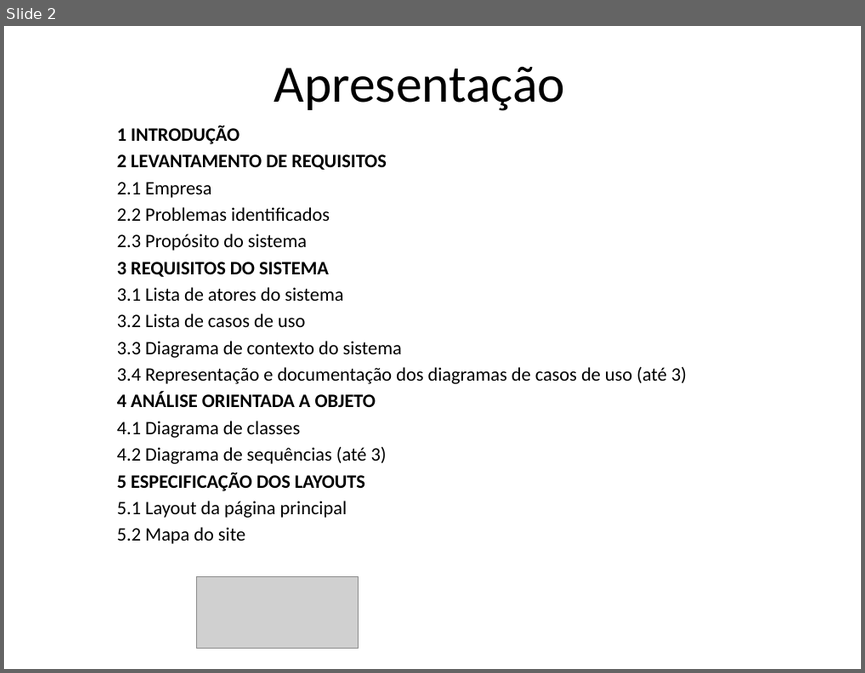
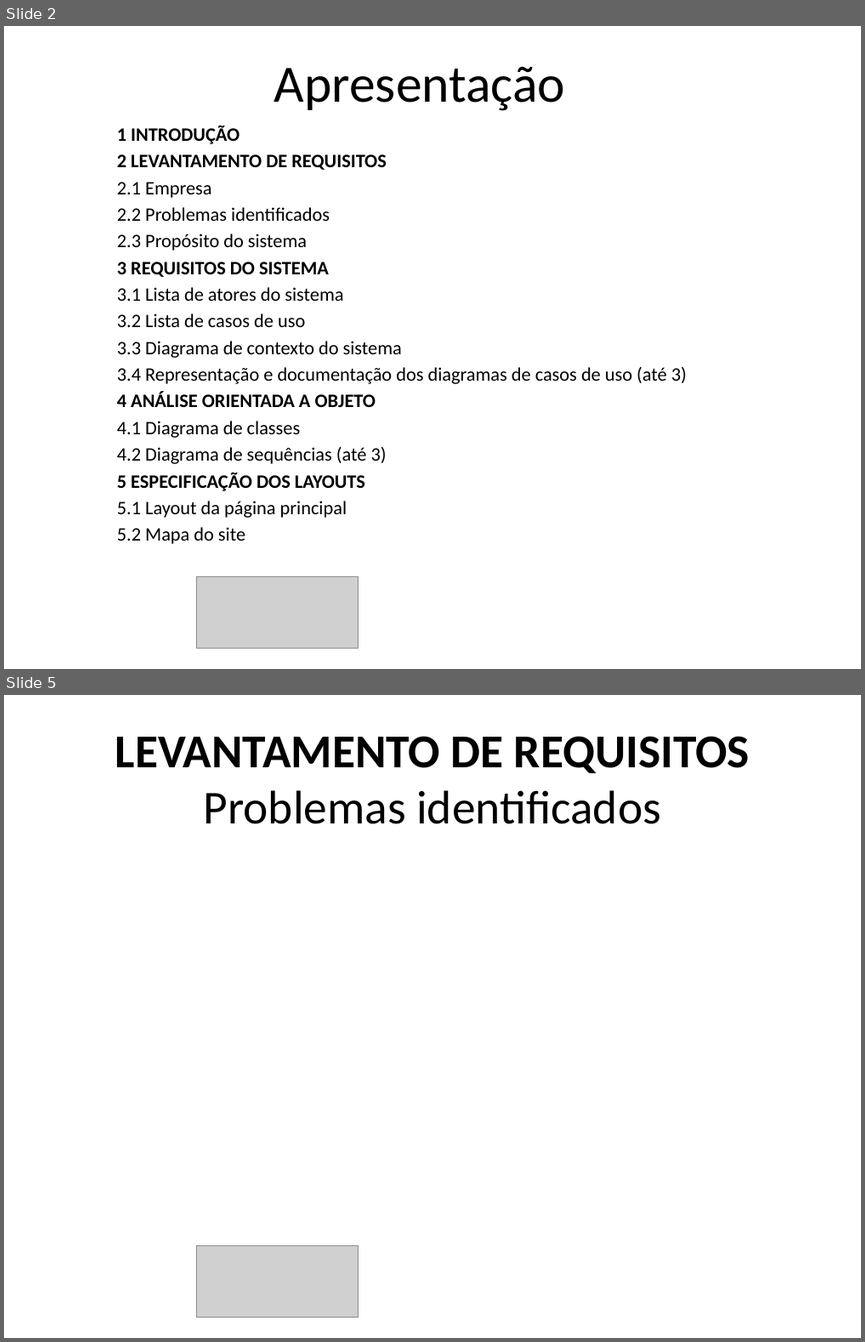
Before and after one commit to XandaoPontel/ProjetosFatec, a slide deck: modelo apresentacao qualificacao.pptx. Shown one above the other, each under a label of ours: slide 2 before the commit, slides 2 and 5 after it; the slides between them are not shown. The pictures are 865x673 and 865x1342 pixels, drawn with LibreOffice and Linux fonts; fonts in the diff are those of the drawing; grey boxes stand for pictures; background and template pictures are left out. Boxes give left, top, right and bottom in pixels: in the first picture for what was removed or moved away, otherwise in the second. Text is boxed around its words. In the diff, an @@ line names an element or a change of style, - is before the commit and + after.

```diff
--- a/modelo apresentacao qualificacao.pptx
+++ b/modelo apresentacao qualificacao.pptx
@@ slide 5 added at [4,695,861,1338], background #FFFFFF @@
@@ title added at [115,736,749,824], 39.6 pt, text #000000, bold @@
+LEVANTAMENTO DE REQUISITOS
+Problemas identificados
@@ picture added at [196,1246,358,1317] @@
```
Also in this commit, not shown: 11 other slides added, 2 other files.
